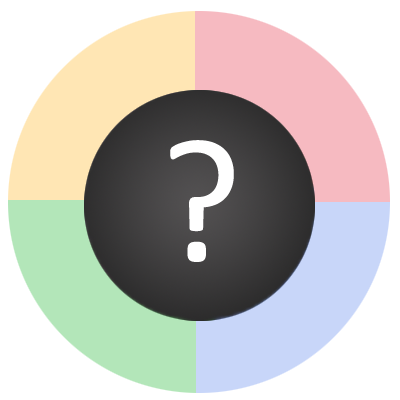
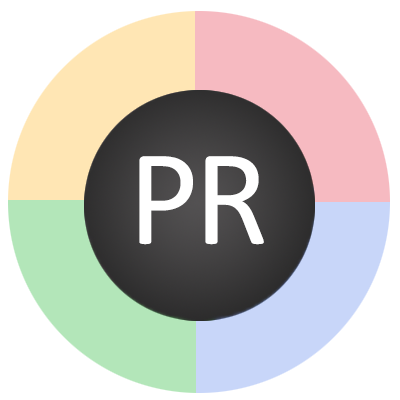
Two versions of the same layered image (400x400). Layer-by-layer changes:
hid "?" over [170, 140, 234, 262]
renamed "PageRank" to "PR", showed it, painted on it over [139, 156, 264, 247]
